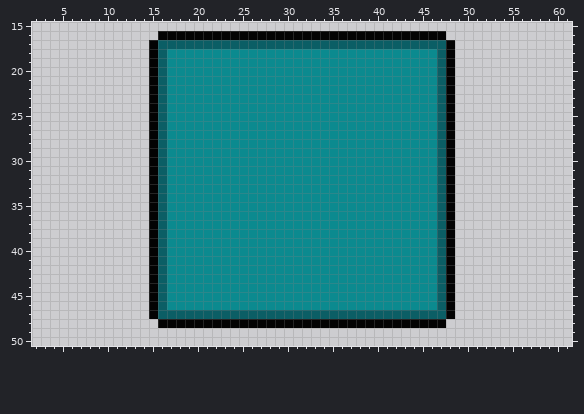
Two states of a pixel-art file, graphics/push_block.aseprite. Above, as it was before the edit.
64x64 pixels, 1 frame. Shown: x 2..61, y 15..50.
Now the later version:
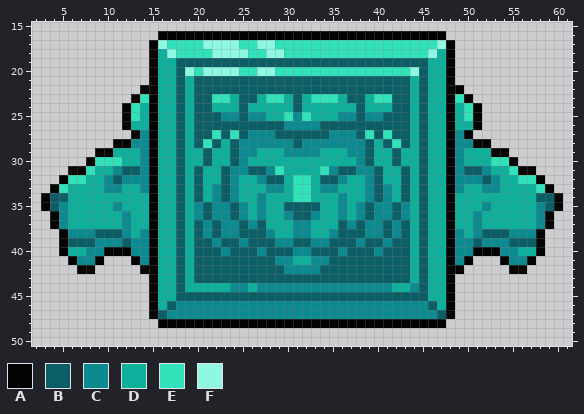
Palette (. is transparent): A #030303  B #0b5e65  C #0b8a8f  D #0eaf9b  E #30e1b9  F #8ff8e2
From old to new:
@@ x 2..61 @@
 16 ..............AAAAAAAAAAAAAAAAAAAAAAAAAAAAAAAA..............
-17 .............ABBBBBBBBBBBBBBBBBBBBBBBBBBBBBBBBA.............
-18 .............ABCCCCCCCCCCCCCCCCCCCCCCCCCCCCCCBA.............
-19 .............ABCCCCCCCCCCCCCCCCCCCCCCCCCCCCCCBA.............
-20 .............ABCCCCCCCCCCCCCCCCCCCCCCCCCCCCCCBA.............
-21 .............ABCCCCCCCCCCCCCCCCCCCCCCCCCCCCCCBA.............
-22 .............ABCCCCCCCCCCCCCCCCCCCCCCCCCCCCCCBA.............
-23 .............ABCCCCCCCCCCCCCCCCCCCCCCCCCCCCCCBA.............
-24 .............ABCCCCCCCCCCCCCCCCCCCCCCCCCCCCCCBA.............
-25 .............ABCCCCCCCCCCCCCCCCCCCCCCCCCCCCCCBA.............
-26 .............ABCCCCCCCCCCCCCCCCCCCCCCCCCCCCCCBA.............
-27 .............ABCCCCCCCCCCCCCCCCCCCCCCCCCCCCCCBA.............
-28 .............ABCCCCCCCCCCCCCCCCCCCCCCCCCCCCCCBA.............
-29 .............ABCCCCCCCCCCCCCCCCCCCCCCCCCCCCCCBA.............
-30 .............ABCCCCCCCCCCCCCCCCCCCCCCCCCCCCCCBA.............
-31 .............ABCCCCCCCCCCCCCCCCCCCCCCCCCCCCCCBA.............
-32 .............ABCCCCCCCCCCCCCCCCCCCCCCCCCCCCCCBA.............
-33 .............ABCCCCCCCCCCCCCCCCCCCCCCCCCCCCCCBA.............
-34 .............ABCCCCCCCCCCCCCCCCCCCCCCCCCCCCCCBA.............
-35 .............ABCCCCCCCCCCCCCCCCCCCCCCCCCCCCCCBA.............
-36 .............ABCCCCCCCCCCCCCCCCCCCCCCCCCCCCCCBA.............
-37 .............ABCCCCCCCCCCCCCCCCCCCCCCCCCCCCCCBA.............
-38 .............ABCCCCCCCCCCCCCCCCCCCCCCCCCCCCCCBA.............
-39 .............ABCCCCCCCCCCCCCCCCCCCCCCCCCCCCCCBA.............
-40 .............ABCCCCCCCCCCCCCCCCCCCCCCCCCCCCCCBA.............
-41 .............ABCCCCCCCCCCCCCCCCCCCCCCCCCCCCCCBA.............
-42 .............ABCCCCCCCCCCCCCCCCCCCCCCCCCCCCCCBA.............
-43 .............ABCCCCCCCCCCCCCCCCCCCCCCCCCCCCCCBA.............
-44 .............ABCCCCCCCCCCCCCCCCCCCCCCCCCCCCCCBA.............
-45 .............ABCCCCCCCCCCCCCCCCCCCCCCCCCCCCCCBA.............
-46 .............ABCCCCCCCCCCCCCCCCCCCCCCCCCCCCCCBA.............
-47 .............ABBBBBBBBBBBBBBBBBBBBBBBBBBBBBBBBA.............
+17 .............AFEEEEFFFFEEFFEEEEEEEEEEEEEEEEEEFA.............
+18 .............ADFEEEEFFFFEEFFEEEEEEEEEEEEEEEEFDA.............
+19 .............ADDBBBBBBBBBBBBBBBBBBBBBBBBBBBBDDA.............
+20 .............ADDBFEFFFFEEFFEEEEEEEEEEEEEEEFBDDA.............
+21 .............ADDBDBBBBBBBBBBBBBBBBBBBBBBBBDBDDA.............
+22 ............AADDBDBBBBBBBBBBBBBBBBBBBBBBBBDBDDAA............
+23 ...........AEADDBDBBEEDBBDEEDBDEEEDBBDEEBBDBDDAEA...........
+24 ..........AEDADDBDBBDDDBDDDDDBDDDDDDBDDDBBDBDDADEA..........
+25 ..........AEDADDBDBBBCCBCCDDECEDDDCCBCCBBBDBDDADEA..........
+26 ..........ADDADDBDBBBBBBBBBBCCCCBBBBBBBBBBDBDDADDA..........
+27 ...........ACADDBDBBEBEBCCCBBBBBBCCCBEBEBBDBDDACA...........
+28 .........AACCADDBDBEBDBCCCCCCBCCCCCCCBDBEBDBDDACCAA.........
+29 .......AADDDCADDBDDBDDBCCDDDCCCCDDDCCBDDBDDBDDACDDDAA.......
+30 ......AEEEDDCADDBDDBDDBCDDDDDDDDDDDDCBDDBDDBDDACDDDEEA......
+31 ....AAEDDCBBCADDBDBDDBCCBBCEDDDDECBBCCBDDBDBDDACBBCDDEAA....
+32 ...AEEDDCBCCCADDBDBDDBCDDCBBDEEDBBCDDCBDDBDBDDACCCBCDDEEA...
+33 ..AEDDDDCCDDCADDBDBDCBCDDDCCDEEDCCDDDCBCDBDBDDACDDCCDDDDEA..
+34 .ABBDDDDDDDDDADDBDBDCBCDDCDDDEEDDDCDDCBCDBDBDDADDDDDDDDDBBA.
+35 .ABCDDDDDCDDDADDBDCBCCBCDCDDBBBBDDCDCBCCBCDBDDADDDCDDDDDCBA.
+36 ..ACDDDDDDCDDADDBDCBCCBCDCDDCBBCDDCDCBCCBCDBDDADDCDDDDDDCA..
+37 ..ACDDDDDDCDDADDBDBCBCCBCBDDDCCDDDBCBCCBCBDBDDADDCDDDDDDCA..
+38 ...ACCCBBBCDCADDBDBCBCCBBBCDDCCDDCBBBCCBCBDBDDACDCBBBCCCA...
+39 ...ABBBCCCBCCADDBDBBCBBCBBBCCBBCCBBBCBBCBBDBDDACCBCCCBBBA...
+40 ...ADDCCAAACCADDBDBBBCBBBCBBBCCBBBCBBBCBBBDBDDACCAAACCDDA...
+41 ....ACCA...ACADDBDBBBBBBBBBCCDDCCBBBBBBBBBDBDDACA...ACCA....
+42 .....AA.....AADDBDBBBBBBBBBBCCCCBBBBBBBBBBDBDDAA.....AA.....
+43 .............ADDBDBBBBBBBBBBBBBBBBBBBBBBBBDBDDA.............
+44 .............ADDBDDDDDCCDCCCCCCCCCCCCCCCDDCBDDA.............
+45 .............ADDBBBBBBBBBBBBBBBBBBBBBBBBBBBBDDA.............
+46 .............ADBCCCCCCCCCCCCCCCCCCCCCCCCCCCCBDA.............
+47 .............ABCCCCCCCCCCCCCCCCCCCCCCCCCCCCCCBA.............
 48 ..............AAAAAAAAAAAAAAAAAAAAAAAAAAAAAAAA..............
